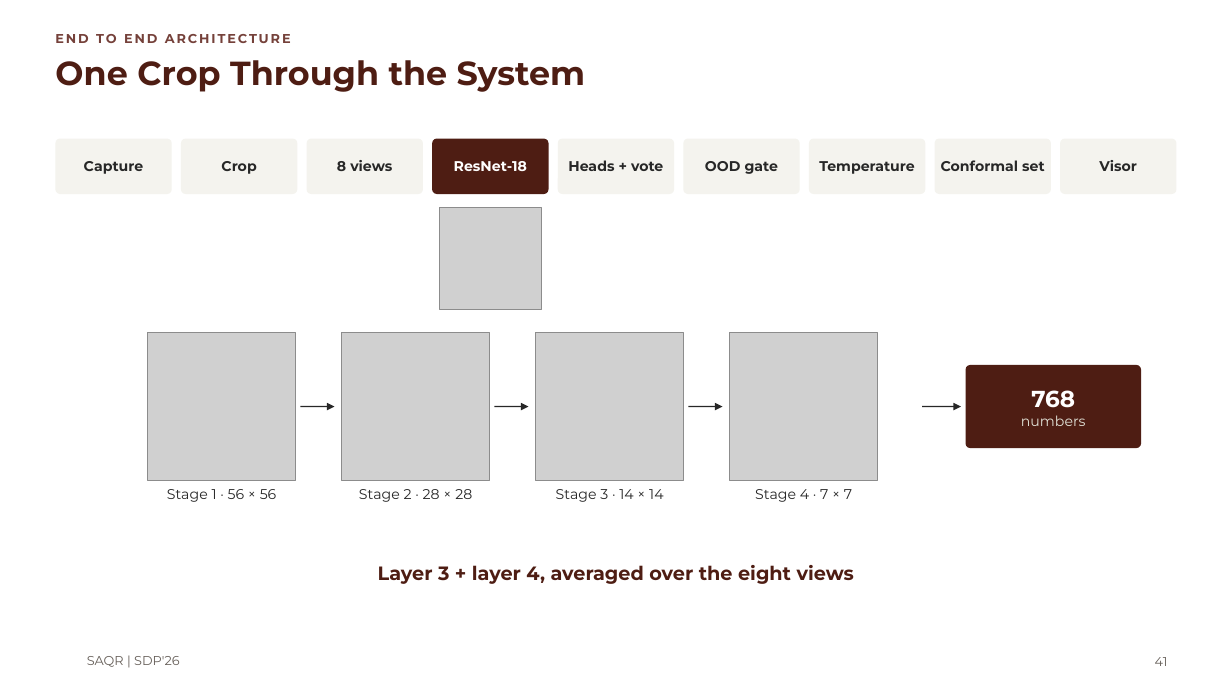
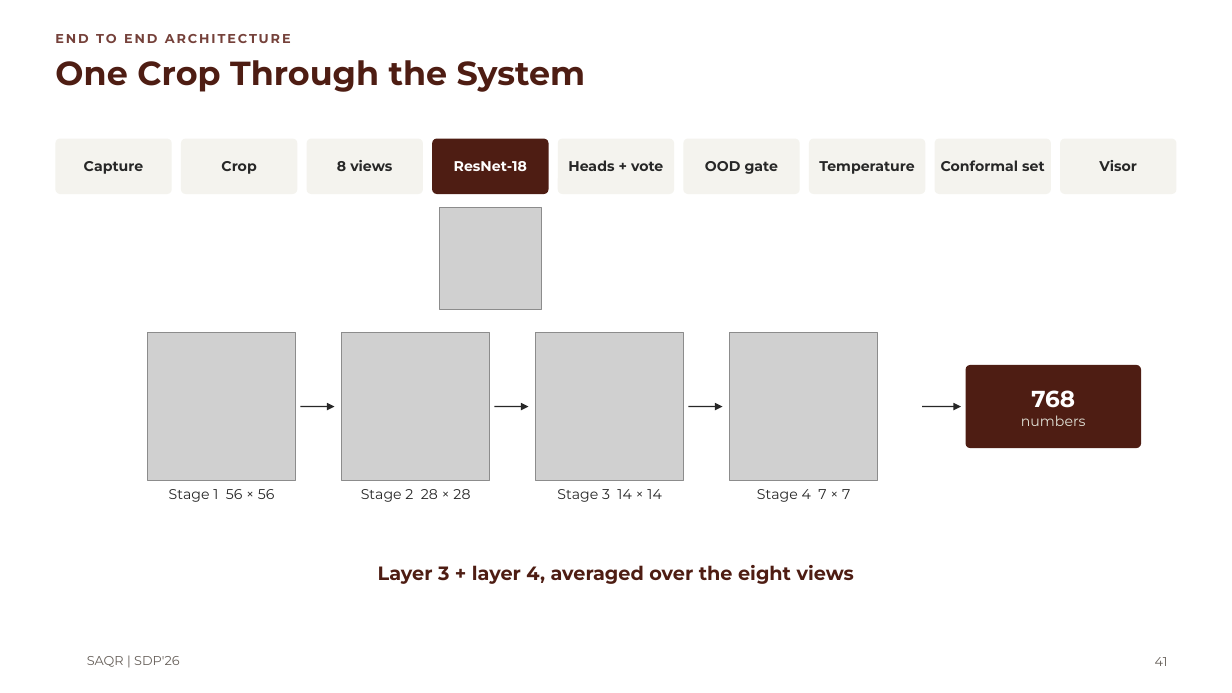
Before and after one commit to MASAR-AUS/SAQR, a slide deck: slide 41 of SAQR CMP490 Presentation.pptx. Drawn at 1232x693 pixels with LibreOffice and Linux fonts; fonts in the diff are those of the drawing; grey boxes stand for pictures; background and template pictures are left out. Boxes give left, top, right and bottom in pixels: in the first picture for what was removed or moved away, otherwise in the second. Text is boxed around its words. In the diff, an @@ line names an element or a change of style, - is before the commit and + after.

```diff
--- a/SAQR CMP490 Presentation.pptx
+++ b/SAQR CMP490 Presentation.pptx
@@ text at (x1=169, y1=489, x2=275, y2=502): text changed @@
-Stage 1 · 56 × 56
+Stage 1 56 × 56
@@ text at (x1=361, y1=489, x2=470, y2=502): text changed @@
-Stage 2 · 28 × 28
+Stage 2 28 × 28
@@ text at (x1=557, y1=489, x2=661, y2=502): text changed @@
-Stage 3 · 14 × 14
+Stage 3 14 × 14
@@ text at (x1=757, y1=489, x2=850, y2=502): text changed @@
-Stage 4 · 7 × 7
+Stage 4 7 × 7
```
Also in this commit, not shown: 36 other slides changed, 4 slides added, 4 other files.
